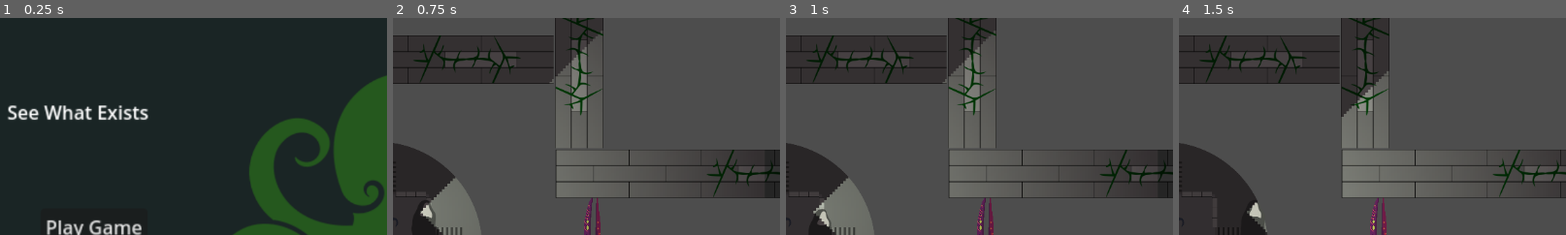
Above: before the commit, frames 1-4 (left to right).
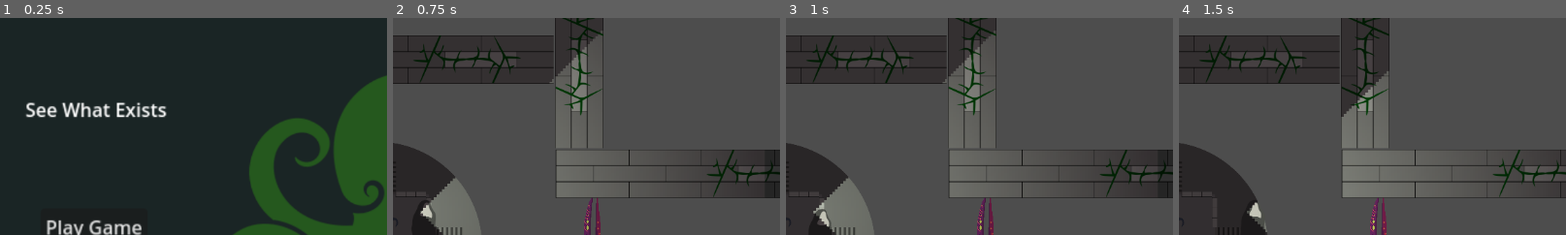
Above: after the commit, the same moments.

Repository: longhousedev/gamejam2024
Game: Godot game, scene res://UI/scene_manager.tscn
Same seed, same stepped clock (60 frames per second), same inputs: the game is played once before the commit and once after it.
Inputs (mouse positions are % of the whole screen's width and height, from its top left):
- Up to frame 1 (0.25 s): no input
- Up to frame 2 (0.75 s): click "Play Game" at 0.5 s
- Up to frame 3 (1 s): no input
- Up to frame 4 (1.5 s): tap Enter at 1.25 s; move the mouse to (72, 45) at 1.27 s; hold D (move_right) from 1.28 s (still down); tap Space (Grab) at 1.35 s; click (72, 45) at 1.42 s
The pictures show only the part of the screen within x 17-67%, y 0-50%; the shares and areas given below are measured in that part.

The runs differ from the first frame. In frame 1, 2.1% of the frame differs, in the area x 2-44%, y 38-47%; in frame 2, nothing differs; in frame 3, nothing differs; in frame 4, nothing differs.

Commit message:
Added Main Menu Easter Egg

Diff:
--- /dev/null
+++ b/Scripts/UI/secret.gd
@@ -0,0 +1,11 @@
+extends Node
+@export var secret:Sprite2D
+var clickcount = 0
+
+func _input(event):
+	if event is InputEventMouseButton and event.pressed and event.button_index == MOUSE_BUTTON_LEFT:
+
+		if clickcount < 10:
+			clickcount += 1
+		if clickcount == 10:
+			secret.visible = true
--- a/UI/scene_manager.tscn
+++ b/UI/scene_manager.tscn
@@ -1,10 +1,12 @@
-[gd_scene load_steps=15 format=3 uid="uid://bmdfm6yxfepbf"]
+[gd_scene load_steps=17 format=3 uid="uid://bmdfm6yxfepbf"]
 
 [ext_resource type="PackedScene" uid="uid://f1amb0kd5qih" path="res://Objects/game_stats.tscn" id="1_iimn1"]
 [ext_resource type="Script" path="res://Scripts/GameManager.gd" id="1_vj1v7"]
 [ext_resource type="Texture2D" uid="uid://dlae53rm2y27e" path="res://Sprites/Cthulhu Emblem.png" id="2_1mwsa"]
 [ext_resource type="Script" path="res://Scripts/UI/play_game.gd" id="2_hbyng"]
 [ext_resource type="Script" path="res://Scripts/UI/open_controls.gd" id="3_0y7fj"]
+[ext_resource type="Script" path="res://Scripts/UI/secret.gd" id="3_y0jwa"]
+[ext_resource type="Texture2D" uid="uid://b27m4kjp2mohs" path="res://Sprites/Easter Egg.png" id="4_2h2fs"]
 [ext_resource type="Script" path="res://Scripts/UI/quit_game.gd" id="4_im24r"]
 [ext_resource type="AudioStream" uid="uid://135scsn5sl55" path="res://Audio/Music/Main Menu Theme.mp3" id="5_8jdrm"]
 [ext_resource type="Script" path="res://Scripts/UI/close_controls.gd" id="5_t08ud"]
@@ -33,10 +35,18 @@
 scale = Vector2(30.0345, 17.6998)
 color = Color(0.101961, 0.145098, 0.145098, 1)
 
-[node name="CthulhuEmblem" type="Sprite2D" parent="MainMenu/ColorRect"]
+[node name="CthulhuEmblem" type="Sprite2D" parent="MainMenu/ColorRect" node_paths=PackedStringArray("secret")]
 position = Vector2(26.636, 18.8137)
 scale = Vector2(0.0488565, 0.0829039)
 texture = ExtResource("2_1mwsa")
+script = ExtResource("3_y0jwa")
+secret = NodePath("EasterEgg")
+
+[node name="EasterEgg" type="Sprite2D" parent="MainMenu/ColorRect/CthulhuEmblem"]
+visible = false
+position = Vector2(2.04447, -40.8891)
+scale = Vector2(0.233085, 0.233085)
+texture = ExtResource("4_2h2fs")
 
 [node name="VBoxContainer" type="VBoxContainer" parent="MainMenu"]
 layout_mode = 0
@@ -71,10 +81,10 @@
 
 [node name="Label" type="Label" parent="MainMenu"]
 layout_mode = 0
-offset_left = 204.0
-offset_top = 120.0
-offset_right = 325.0
-offset_bottom = 143.0
+offset_left = 231.0
+offset_top = 116.0
+offset_right = 352.0
+offset_bottom = 139.0
 scale = Vector2(1.74326, 1.74326)
 text = "See What Exists"
 horizontal_alignment = 1
Binary file added: Sprites/Easter Egg.png
Not shown, added: Sprites/Easter Egg.png.import
